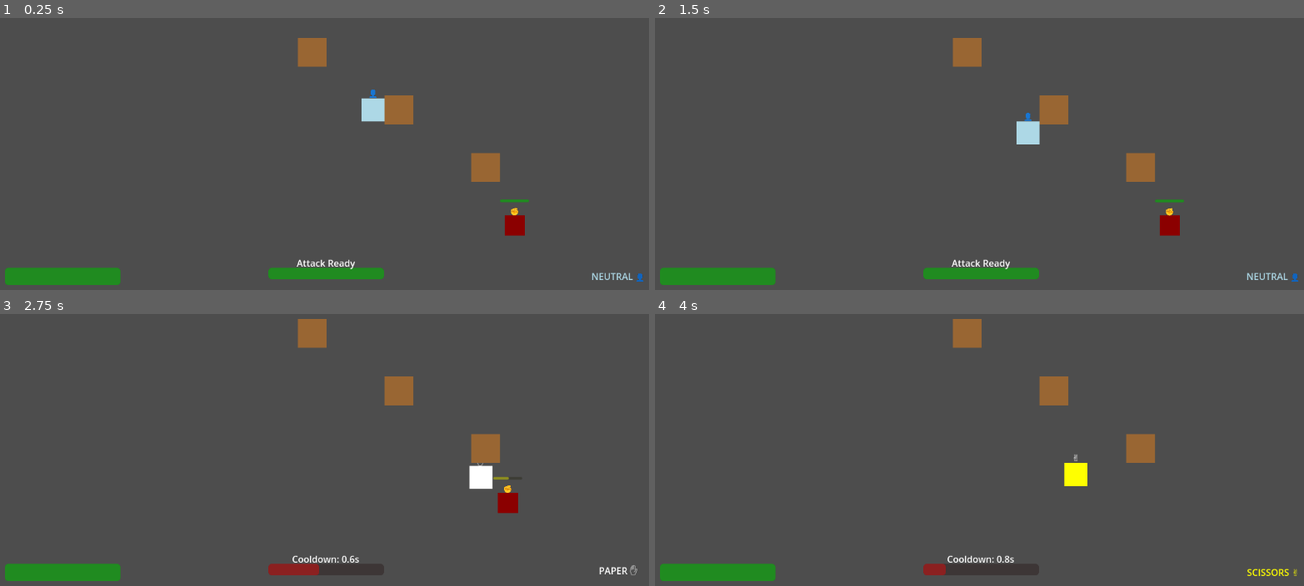
Above: before the commit, frames 1-4 (two rows, left to right).
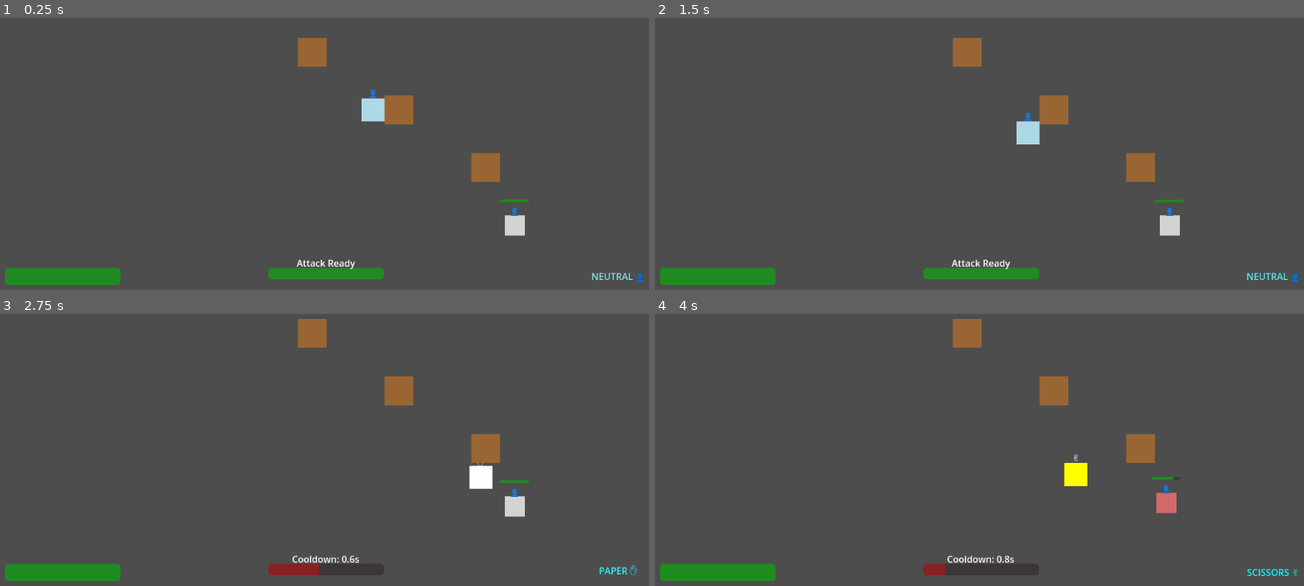
Above: after the commit, the same moments.

Repository: LouisZCode/rogue_hands_action_v1
Game: Godot game, scene res://scenes/main.tscn
The game is run twice, just before and just after one commit, with the same random seed, the same clock (stepped at 60 frames per second) and the same inputs.
Inputs:
- Up to frame 1 (0.25 s): no input
- Up to frame 2 (1.5 s): tap Enter at 0.5 s; hold D (move_right) 0.53-1.28 s; tap Space (attack) at 0.6, 1.25, 1.35 s; hold S (move_down) from 1.28 s (still down)
- Up to frame 3 (2.75 s): release S (move_down) at 2.03 s; hold D (move_right) from 2.03 s (still down); hold 2 (gesture_paper) from 2.03 s (still down); tap Space (attack) at 2.3 s
- Up to frame 4 (4 s): release D (move_right) at 2.78 s; release 2 (gesture_paper) at 2.78 s; hold W (move_up) 2.78-3.53 s; tap 1 (gesture_rock) at 2.85 s; tap Space (attack) at 3.05, 3.8 s; hold A (move_left) from 3.53 s (still down); hold 3 (gesture_scissors) from 3.53 s (still down)

The runs differ from the first frame. In frame 1, 0.3% of the frame differs, in the area x 77-98%, y 69-97%; in frame 2, 0.3%; in frame 3, 0.5%, in the area x 75-99%, y 59-97%; in frame 4, 0.4%.

Commit message:
start with enemy AI, looking good

Diff:
--- a/Scripts/Enemy.gd
+++ b/Scripts/Enemy.gd
@@ -5,19 +5,34 @@
 @export var speed: float = 100.0
 @export var detection_range: float = 150.0
 @export var attack_range: float = 50.0
+@export var dash_speed: float = 300.0  # Half of player dash speed
+@export var dash_duration: float = 0.3
 
 # Combat variables
 enum Stance { NEUTRAL, ROCK, PAPER, SCISSORS }
-var current_stance: Stance = Stance.ROCK  # Enemy only uses Rock
+var current_stance: Stance = Stance.NEUTRAL  # Start in neutral like player
 var max_health: int = 60
 var current_health: int = 60
 
-# AI State
-enum AIState { IDLE, CHASING, ATTACKING, STUNNED }
+# AI State - Enhanced tactical system
+enum AIState { IDLE, OBSERVING, POSITIONING, STANCE_SELECTION, ATTACKING, RETREATING, STUNNED }
 var current_state: AIState = AIState.IDLE
 var player_ref: Player = null
-var attack_cooldown: float = 2.0
+
+# Attack system mirroring player
+var attack_cooldown: float = 1.2  # Slightly longer than player
 var attack_timer: float = 0.0
+var is_dashing: bool = false
+var dash_direction: Vector2 = Vector2.ZERO
+var dash_timer: float = 0.0
+
+# Tactical AI variables
+var stance_decision_timer: float = 0.0
+var positioning_timer: float = 0.0
+var retreat_timer: float = 0.0
+var last_player_stance: Player.Stance = Player.Stance.NEUTRAL
+var stance_change_cooldown: float = 0.5
+var stance_change_timer: float = 0.0
 
 # References
 @onready var sprite: ColorRect = $Sprite
@@ -26,7 +41,7 @@
 @onready var detection_area: Area2D = $DetectionArea
 @onready var attack_area: Area2D = $AttackArea
 
-# Stance colors and symbols (enemy only uses Rock)
+# Stance colors and symbols (enemy uses all stances tactically)
 var stance_colors = {
 	Stance.NEUTRAL: Color.LIGHT_GRAY,
 	Stance.ROCK: Color.DARK_RED,
@@ -52,60 +67,185 @@
 
 func _physics_process(delta):
 	update_ai(delta)
-	update_attack_timer(delta)
+	update_timers(delta)
+	handle_dash_movement(delta)
 
 func update_ai(delta):
+	if is_dashing:
+		return  # Don't update AI during dash
+
 	match current_state:
 		AIState.IDLE:
 			velocity = Vector2.ZERO
-
-		AIState.CHASING:
+			current_stance = Stance.NEUTRAL
+
+		AIState.OBSERVING:
+			# Stand still and observe player behavior
+			velocity = Vector2.ZERO
+			observe_player()
+
+			# After observing, decide on positioning
+			if positioning_timer <= 0:
+				current_state = AIState.POSITIONING
+				positioning_timer = randf_range(1.0, 2.0)
+
+		AIState.POSITIONING:
+			# Move to tactical position while staying in neutral
 			if player_ref:
-				chase_player()
-				# Check if close enough to attack
+				position_tactically()
+
+				# If close enough and ready to attack, select stance
+				var distance = global_position.distance_to(player_ref.global_position)
+				if distance <= attack_range * 1.5 and attack_timer <= 0:
+					current_state = AIState.STANCE_SELECTION
+					stance_decision_timer = 0.3  # Time to decide stance
+
+		AIState.STANCE_SELECTION:
+			# Stop moving and select counter-stance
+			velocity = Vector2.ZERO
+			if stance_decision_timer <= 0:
+				select_tactical_stance()
+				current_state = AIState.ATTACKING
+
+		AIState.ATTACKING:
+			if player_ref and current_stance != Stance.NEUTRAL:
 				var distance = global_position.distance_to(player_ref.global_position)
 				if distance <= attack_range:
-					current_state = AIState.ATTACKING
-
-		AIState.ATTACKING:
+					if attack_timer <= 0:
+						perform_dash_attack()
+				else:
+					# Move closer to attack
+					chase_player()
+			else:
+				current_state = AIState.RETREATING
+				retreat_timer = 1.0
+
+		AIState.RETREATING:
+			# Move away and return to neutral
 			if player_ref:
-				var distance = global_position.distance_to(player_ref.global_position)
-				if distance > attack_range:
-					current_state = AIState.CHASING
-				elif attack_timer <= 0:
-					perform_attack()
-					attack_timer = attack_cooldown
-			else:
-				current_state = AIState.IDLE
+				retreat_from_player()
+
+			if retreat_timer <= 0:
+				current_stance = Stance.NEUTRAL
+				update_visual()
+				current_state = AIState.OBSERVING
+				positioning_timer = randf_range(0.5, 1.5)
 
 		AIState.STUNNED:
 			velocity = Vector2.ZERO
 			# Stunned state handled by timer
 
-	move_and_slide()
+	if not is_dashing:
+		move_and_slide()
+
+# New AI methods for tactical combat
+func observe_player():
+	if player_ref:
+		# Track player's stance changes
+		if player_ref.current_stance != last_player_stance:
+			last_player_stance = player_ref.current_stance
+			print("Enemy observed player change to: ", Player.Stance.keys()[last_player_stance])
+
+func position_tactically():
+	if player_ref:
+		var distance = global_position.distance_to(player_ref.global_position)
+		var direction = (player_ref.global_position - global_position).normalized()
+
+		# Try to maintain optimal distance - close enough to attack, far enough to retreat
+		if distance > attack_range * 1.2:
+			# Move closer
+			velocity = direction * speed
+		elif distance < attack_range * 0.8:
+			# Move away to optimal distance
+			velocity = -direction * speed * 0.7
+		else:
+			# Circle around player to find good attack angle
+			var perpendicular = Vector2(-direction.y, direction.x)
+			velocity = perpendicular * speed * 0.5
+
+func select_tactical_stance():
+	if player_ref:
+		var player_stance = player_ref.current_stance
+
+		# Strategic stance selection based on rock-paper-scissors
+		match player_stance:
+			Player.Stance.NEUTRAL:
+				# Player is defensive, choose random attacking stance
+				var attacking_stances = [Stance.ROCK, Stance.PAPER, Stance.SCISSORS]
+				current_stance = attacking_stances[randi() % attacking_stances.size()]
+			Player.Stance.ROCK:
+				# Counter with Paper
+				current_stance = Stance.PAPER
+			Player.Stance.PAPER:
+				# Counter with Scissors
+				current_stance = Stance.SCISSORS
+			Player.Stance.SCISSORS:
+				# Counter with Rock
+				current_stance = Stance.ROCK
+
+		update_visual()
+		print("Enemy selected ", Stance.keys()[current_stance], " to counter player's ", Player.Stance.keys()[player_stance])
 
 func chase_player():
 	if player_ref:
 		var direction = (player_ref.global_position - global_position).normalized()
 		velocity = direction * speed
 
-func perform_attack():
-	if player_ref:
+func retreat_from_player():
+	if player_ref:
+		var direction = (global_position - player_ref.global_position).normalized()
+		velocity = direction * speed * 0.8
+
+func handle_dash_movement(delta):
+	if is_dashing:
+		dash_timer -= delta
+		if dash_timer <= 0:
+			is_dashing = false
+			velocity = Vector2.ZERO
+			# Auto-return to neutral after dash like player
+			current_stance = Stance.NEUTRAL
+			update_visual()
+			current_state = AIState.RETREATING
+			retreat_timer = 1.0
+		else:
+			velocity = dash_direction * dash_speed
+
+		# Check for player hits during dash
+		attack_during_dash()
+
+func perform_dash_attack():
+	if player_ref and current_stance != Stance.NEUTRAL:
+		# Calculate attack direction
+		var direction = (player_ref.global_position - global_position).normalized()
+
+		# Start dash attack
+		is_dashing = true
+		dash_direction = direction
+		dash_timer = dash_duration
+		attack_timer = attack_cooldown
+
+		# Visual feedback
+		var dash_color = stance_colors[current_stance].lerp(Color.WHITE, 0.5)
+		sprite.modulate = dash_color
+
+		# Reset color after dash
+		var tween = create_tween()
+		tween.tween_interval(dash_duration)
+		tween.tween_property(sprite, "modulate", Color.WHITE, 0.1)
+
 		# Emit attack signal
 		enemy_attack.emit(current_stance, global_position)
-
-		# Deal damage to player if in range and player is not in neutral stance
+		print("Enemy dash attacks with: ", Stance.keys()[current_stance])
+
+func attack_during_dash():
+	if player_ref:
 		var distance = global_position.distance_to(player_ref.global_position)
-		if distance <= attack_range and player_ref.current_stance != Player.Stance.NEUTRAL:
-			# Enemy attacks with fixed damage based on rock-paper-scissors logic
+		if distance <= attack_range:
+			# Deal damage based on stance matchup
 			var damage = calculate_combat_damage(current_stance, player_ref.current_stance)
 			if damage > 0:
 				player_ref.take_damage(damage)
-
-			# Visual attack feedback
-			var tween = create_tween()
-			tween.tween_property(sprite, "scale", Vector2(1.2, 1.2), 0.1)
-			tween.tween_property(sprite, "scale", Vector2(1.0, 1.0), 0.1)
+				print("Enemy hit player for ", damage, " damage during dash")
 
 func calculate_damage(attacker_stance: Stance, defender_stance: Stance) -> int:
 	# Rock-Paper-Scissors logic
@@ -119,56 +259,59 @@
 		return 5   # Lose damage
 
 func calculate_combat_damage(enemy_stance: Stance, player_stance) -> int:
-	# Enemy attacks player - proper Rock-Paper-Scissors logic
+	# Enemy attacks player - proper Rock-Paper-Scissors logic for all stances
 	# Enemy enum: 0=NEUTRAL, 1=ROCK, 2=PAPER, 3=SCISSORS
 	# Player enum: 0=NEUTRAL, 1=ROCK, 2=PAPER, 3=SCISSORS
 	var player_stance_int = int(player_stance)
-	var enemy_stance_int = int(enemy_stance)  # Enemy uses Rock (1)
-
-	# Player in neutral cannot be damaged (handled elsewhere but double-check)
+	var enemy_stance_int = int(enemy_stance)
+
+	# Player in neutral takes base damage (will be reduced in Player.take_damage())
 	if player_stance_int == 0:
-		return 0
-
-	# Combat logic: Enemy Rock vs Player stance
-	if enemy_stance_int == player_stance_int:  # Tie (Rock vs Rock)
+		return 20  # Base damage for neutral stance
+
+	# Enemy in neutral shouldn't attack (but handle just in case)
+	if enemy_stance_int == 0:
+		return 5  # Minimal damage if somehow attacking in neutral
+
+	# Combat logic: Full rock-paper-scissors for all enemy stances
+	if enemy_stance_int == player_stance_int:
 		return 10  # Tie damage
-	elif (enemy_stance_int == 1 and player_stance_int == 3):  # Enemy Rock beats Player Scissors
-		return 30  # Enemy wins - player takes damage
-	elif (enemy_stance_int == 1 and player_stance_int == 2):  # Enemy Rock loses to Player Paper
-		return 0   # Player wins - no damage to player
-	else:
-		return 5   # Default case
+	elif (enemy_stance_int == 1 and player_stance_int == 3) or \
+		 (enemy_stance_int == 2 and player_stance_int == 1) or \
+		 (enemy_stance_int == 3 and player_stance_int == 2):
+		return 30  # Enemy wins - full damage
+	else:
+		return 5   # Enemy loses - minimal damage
 
 func take_damage_from_player(player_stance, attack_position: Vector2):
 	# Convert player stance to comparable format
 	var damage = 0
 	var result = ""
 
-	# Proper Rock-Paper-Scissors logic using integers
+	# Proper Rock-Paper-Scissors logic using integers for all enemy stances
 	# Player enum: 0=NEUTRAL, 1=ROCK, 2=PAPER, 3=SCISSORS
 	# Enemy enum: 0=NEUTRAL, 1=ROCK, 2=PAPER, 3=SCISSORS
 	var player_stance_int = int(player_stance)
-	var enemy_stance_int = 1  # Enemy always uses Rock (index 1 in enum)
+	var enemy_stance_int = int(current_stance)  # Enemy can now use any stance
 
 	# Players in neutral stance cannot attack (this shouldn't happen due to attack restrictions)
 	if player_stance_int == 0:  # NEUTRAL
 		damage = 0
 		result = "NO DAMAGE - NEUTRAL STANCE"
-	elif player_stance_int == enemy_stance_int:  # Both Rock (Tie)
+	elif player_stance_int == enemy_stance_int:  # Tie
 		damage = 10  # Tie
-		result = "TIE - ROCK vs ROCK"
-	elif (player_stance_int == 2 and enemy_stance_int == 1):  # Player Paper beats Enemy Rock
+		result = "TIE - " + Stance.keys()[current_stance] + " vs " + Player.Stance.keys()[player_stance]
+	elif (player_stance_int == 1 and enemy_stance_int == 3) or \
+		 (player_stance_int == 2 and enemy_stance_int == 1) or \
+		 (player_stance_int == 3 and enemy_stance_int == 2):
 		damage = 30  # Player wins
-		result = "PLAYER WINS - PAPER beats ROCK"
-	elif (player_stance_int == 3 and enemy_stance_int == 1):  # Player Scissors loses to Enemy Rock
+		result = "PLAYER WINS - " + Player.Stance.keys()[player_stance] + " beats " + Stance.keys()[current_stance]
+	else:
 		damage = 5   # Player loses (reduced damage)
-		result = "PLAYER LOSES - ROCK beats SCISSORS"
-	else:
-		damage = 5   # Default case
-		result = "UNKNOWN CASE"
+		result = "PLAYER LOSES - " + Stance.keys()[current_stance] + " beats " + Player.Stance.keys()[player_stance]
 
 	take_damage(damage)
-	print("Combat: Player Stance ", player_stance_int, " vs Enemy Rock - Damage: ", damage, " - ", result)
+	print("Combat: Player ", Player.Stance.keys()[player_stance], " vs Enemy ", Stance.keys()[current_stance], " - Damage: ", damage, " - ", result)
 
 func take_damage(amount: int):
 	current_health = max(0, current_health - amount)
@@ -186,11 +329,26 @@
 		# Brief stun when taking damage
 		current_state = AIState.STUNNED
 		var stun_timer = create_tween()
-		stun_timer.tween_callback(func(): current_state = AIState.CHASING).set_delay(0.5)
-
-func update_attack_timer(delta):
+		stun_timer.tween_callback(func():
+			current_state = AIState.RETREATING
+			retreat_timer = 1.0
+		).set_delay(0.5)
+
+func update_timers(delta):
 	if attack_timer > 0:
 		attack_timer -= delta
+
+	if stance_change_timer > 0:
+		stance_change_timer -= delta
+
+	if stance_decision_timer > 0:
+		stance_decision_timer -= delta
+
+	if positioning_timer > 0:
+		positioning_timer -= delta
+
+	if retreat_timer > 0:
+		retreat_timer -= delta
 
 func update_visual():
 	sprite.color = stance_colors[current_stance]
@@ -217,13 +375,18 @@
 func _on_detection_area_body_entered(body):
 	if body is Player:
 		player_ref = body
-		current_state = AIState.CHASING
+		current_state = AIState.OBSERVING
+		positioning_timer = randf_range(0.5, 1.0)
+		print("Enemy detected player - entering tactical mode")
 
 func _on_detection_area_body_exited(body):
 	if body is Player:
 		player_ref = null
 		current_state = AIState.IDLE
+		current_stance = Stance.NEUTRAL
+		update_visual()
+		print("Enemy lost player - returning to idle")
 
 func _on_attack_area_body_entered(body):
-	if body is Player and current_state == AIState.CHASING:
-		current_state = AIState.ATTACKING
+	# Attack area entry is now handled in the tactical AI states
+	pass
--- a/Scripts/GameManager.gd
+++ b/Scripts/GameManager.gd
@@ -71,6 +71,11 @@
 			Player.Stance.NEUTRAL:
 				stance_indicator.text = "NEUTRAL 👤"
 				stance_indicator.modulate = Color.LIGHT_BLUE
+				# Add subtle pulsing effect for neutral stance to show it's defensive
+				var tween = create_tween()
+				tween.set_loops()
+				tween.tween_property(stance_indicator, "modulate", Color.CYAN, 1.0)
+				tween.tween_property(stance_indicator, "modulate", Color.LIGHT_BLUE, 1.0)
 			Player.Stance.ROCK:
 				stance_indicator.text = "ROCK ✊"
 				stance_indicator.modulate = Color.GRAY
@@ -91,6 +96,10 @@
 		if current_cooldown <= 0:
 			cooldown_label.text = "Attack Ready"
 			attack_cooldown_bar.modulate = Color.GREEN
+			# When cooldown completes and player is not in a stance, show neutral indicator
+			if player and player.current_stance != Player.Stance.NEUTRAL:
+				# Add visual indication that neutral stance is available
+				cooldown_label.text = "Attack Ready - Return to 👤 Neutral"
 		else:
 			cooldown_label.text = "Cooldown: %.1fs" % current_cooldown
 			attack_cooldown_bar.modulate = Color.RED
--- a/Scripts/Player.gd
+++ b/Scripts/Player.gd
@@ -183,17 +183,24 @@
 			body.take_damage_from_player(current_stance, global_position)
 
 func take_damage(amount: int):
-	# Players in neutral stance cannot take damage
+	# Players in neutral stance take reduced damage (25% of original damage)
+	var final_damage = amount
 	if current_stance == Stance.NEUTRAL:
-		return
-
-	current_health = max(0, current_health - amount)
+		final_damage = max(1, amount / 4)  # 25% damage, minimum 1
+
+	current_health = max(0, current_health - final_damage)
 	health_changed.emit(current_health)
 
-	# Visual feedback for taking damage
+	# Visual feedback for taking damage (different color for neutral stance)
 	var tween = create_tween()
-	tween.tween_property(sprite, "modulate", Color.RED, 0.1)
-	tween.tween_property(sprite, "modulate", Color.WHITE, 0.1)
+	if current_stance == Stance.NEUTRAL:
+		# Blue flash for reduced damage in neutral stance
+		tween.tween_property(sprite, "modulate", Color.CYAN, 0.1)
+		tween.tween_property(sprite, "modulate", Color.WHITE, 0.1)
+	else:
+		# Red flash for normal damage
+		tween.tween_property(sprite, "modulate", Color.RED, 0.1)
+		tween.tween_property(sprite, "modulate", Color.WHITE, 0.1)
 
 	if current_health <= 0:
 		die()
